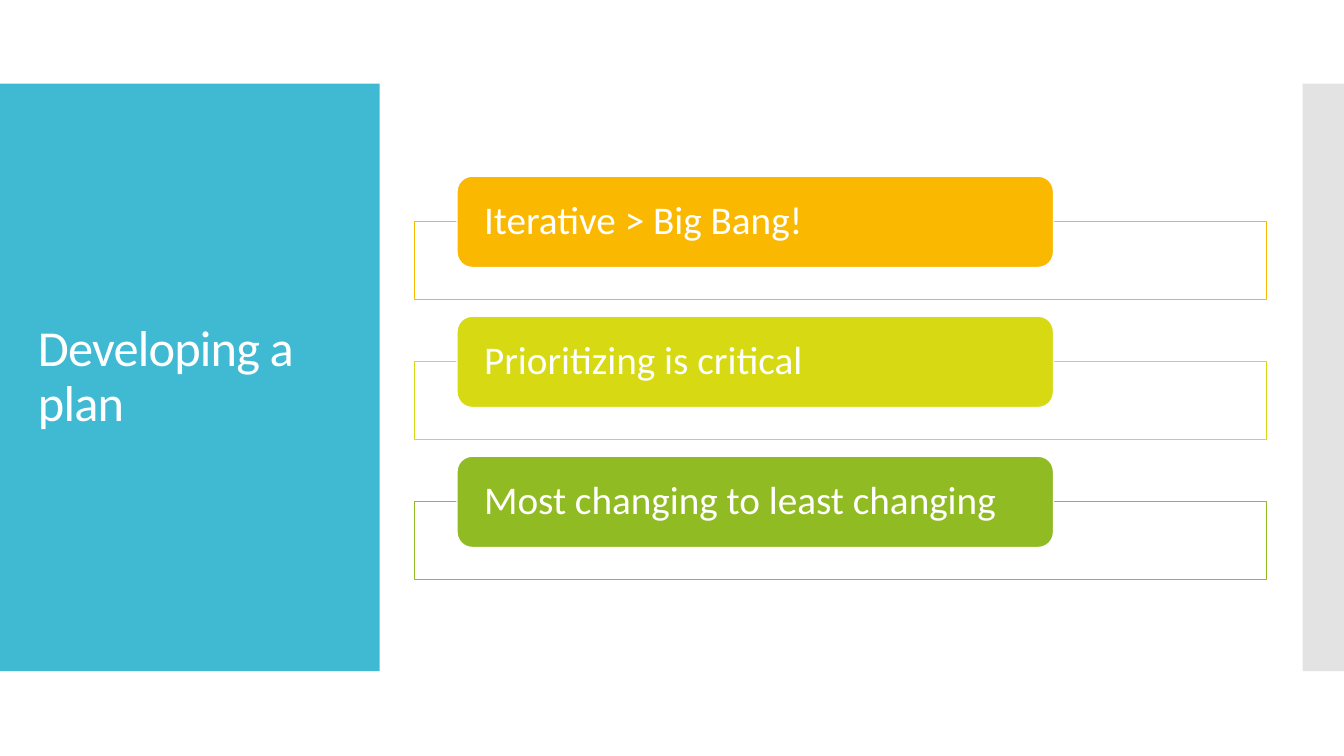
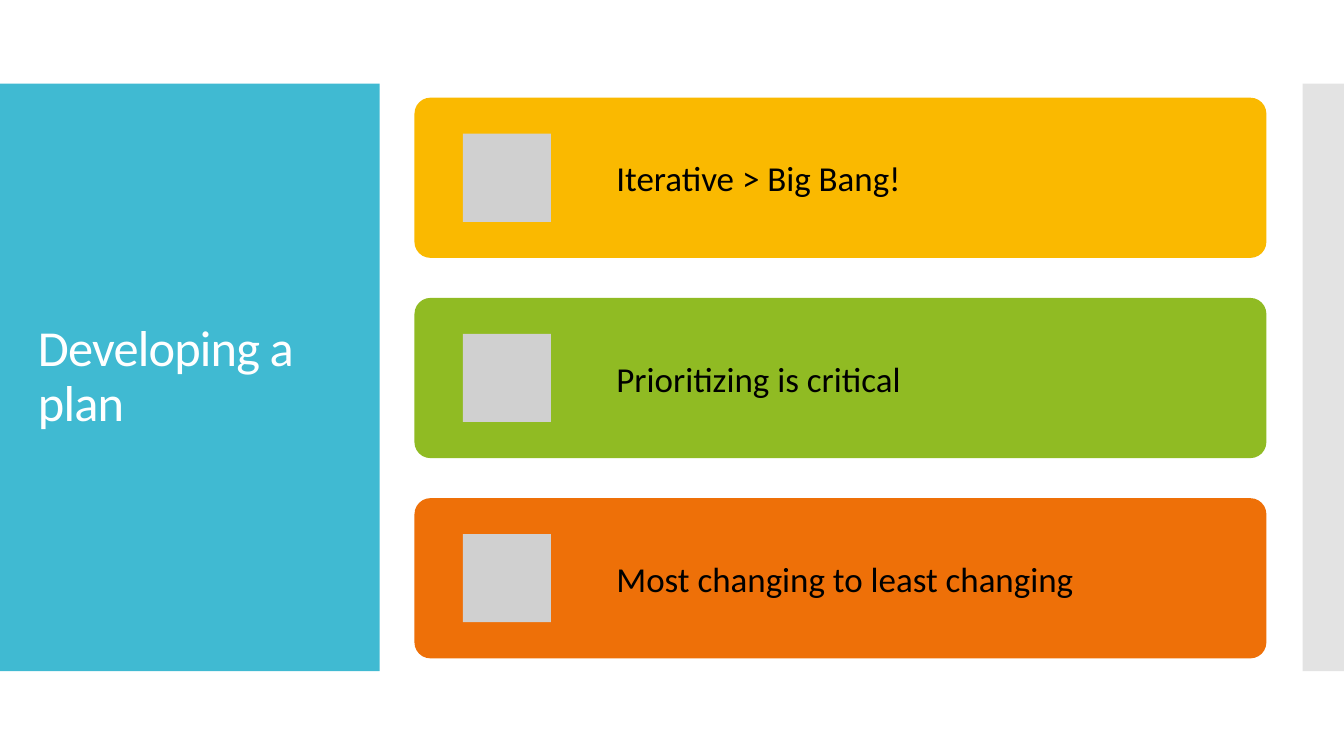
Before and after one commit to nathanagood/tccc2019, a slide deck: slide 13 of on-graceful-decomposition.pptx. Drawn at 1344x756 pixels with LibreOffice and Linux fonts; fonts in the diff are those of the drawing; grey boxes stand for pictures. Boxes give left, top, right and bottom in pixels: in the first picture for what was removed or moved away, otherwise in the second. Text is boxed around its words. In the diff, an @@ line names an element or a change of style, - is before the commit and + after.

```diff
--- a/on-graceful-decomposition.pptx
+++ b/on-graceful-decomposition.pptx
@@ text "Iterative > Big Bang!": place and size @@
-text "Iterative > Big Bang!" at (484, 207, 803, 241)
+text "Iterative > Big Bang!" at (616, 167, 901, 197)
@@ rounded rectangle: place and size @@
-rounded rectangle at (457, 317, 1054, 407)
+rounded rectangle at (414, 298, 1266, 459)
@@ rounded rectangle at (414, 298, 1266, 459): fill #D7D913 to #90BB23; outline #FFFFFF 0.85 pt to none; proportions changed @@
@@ text "Prioritizing is critical": place and size @@
-text "Prioritizing is critical" at (484, 346, 802, 381)
+text "Prioritizing is critical" at (616, 367, 901, 398)
@@ group removed at (414, 176, 1266, 580): 3 rectangles, 2 rounded rectangles @@
@@ size 28 to 25 pt, text colour #FFFFFF to #000000; line spacing 0.9 to 1; less space between paragraphs in 3 elements at (616, 367, 901, 398), (616, 167, 901, 197), (616, 567, 1073, 598) @@
@@ text "Most changing to least changing": place and size @@
-text "Most changing to least changing" at (484, 486, 996, 521)
+text "Most changing to least changing" at (616, 567, 1073, 598)
@@ group added at (414, 98, 1266, 658): 3 pictures, 2 rounded rectangles @@
```
Also in this commit, not shown: 5 other slides changed, 3 slides added.
